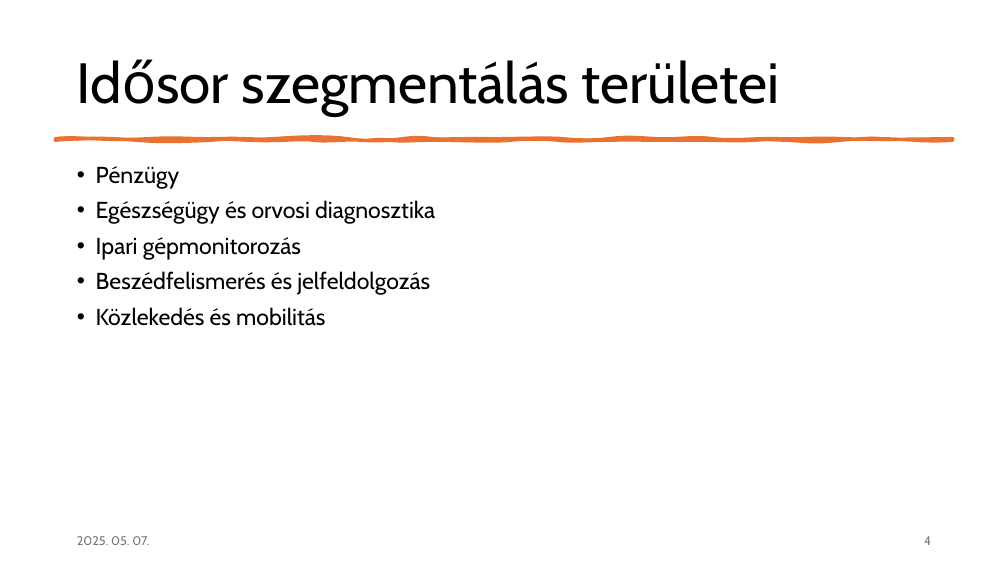
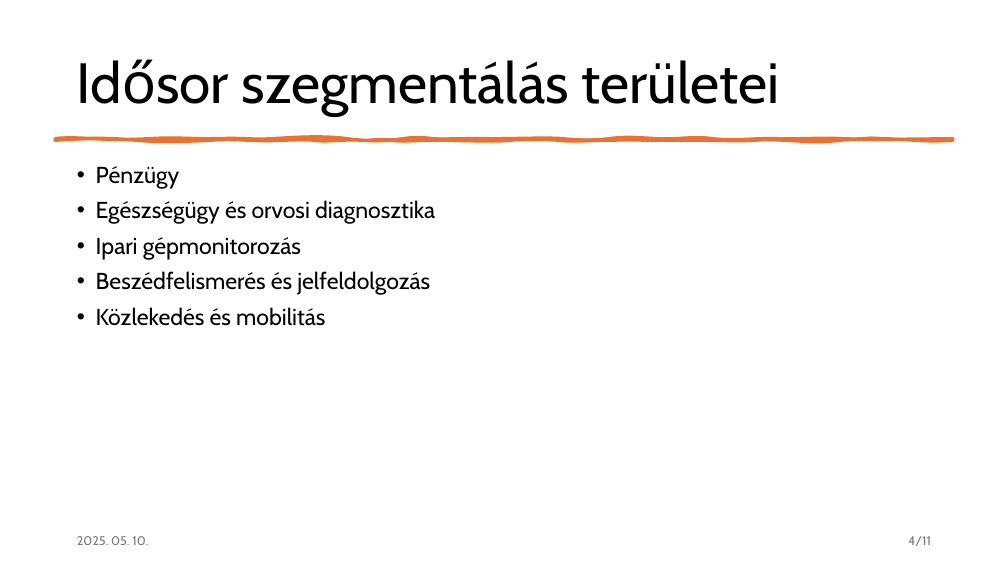
Before and after one commit to czotterbenedek/time-series-ensemble-segmentation, a slide deck: slide 4 of bemutato.pptx. Drawn at 1008x567 pixels with LibreOffice and Linux fonts; fonts in the diff are those of the drawing. Boxes give left, top, right and bottom in pixels: in the first picture for what was removed or moved away, otherwise in the second. Text is boxed around its words. In the diff, an @@ line names an element or a change of style, - is before the commit and + after.

```diff
--- a/bemutato.pptx
+++ b/bemutato.pptx
@@ text at [77, 536, 148, 545]: text changed @@
-2025. 05. 07.
+2025. 05. 10.
@@ page number at [908, 536, 931, 546]: text changed @@
-4
+4/11
```
Also in this commit, not shown: 8 other slides changed.
